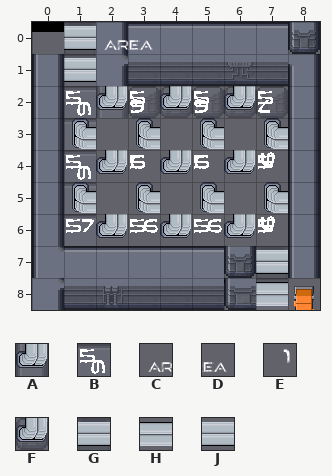
Two versions of a level (Tiled map, cocos/Code/assets/resources/map/map_1-1-E-1.tmx). The first picture shows the starting point.
Cells are 32x32 px. Shown: x 0..8, y 0..8.
Key: from "proba_scifi": A 23, B 42, C 150, D 151, E 153; from "scifi_tileset_02": F 21, G 32, H 181 turned 270, J 181 turned 90.
_ is an empty cell.
Layers that did not change in this view are not listed.
Layer "sh" before, first column x 0:
0 _G_______
1 _B_______
2 _BAFFFFF_
3 _B_______
4 _B_______
5 _B_______
6 _B_______
7 _______G_
8 _______B_
Layer "p" before, first column x 0:
0 _JCD_____
1 _J_______
2 ______E__
3 _________
4 _________
5 _________
6 _________
7 _______J_
8 _______H_
After the commit:
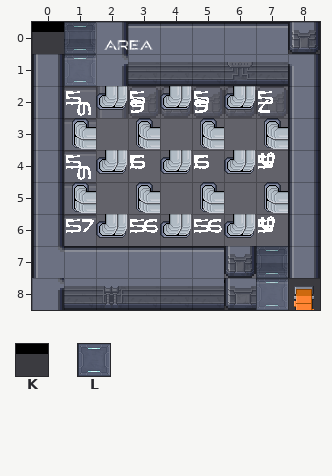
Further tiles: from "proba_scifi": K 29, L 144 turned 90.
See-through tiles are keyed as they look on the map.
Diff:
Changed rows in their new state; . is an unchanged cell.
Layer "f":
first column x 1:
0 L
1 L
first column x 7:
7 L
8 L
Layer "sh":
first column x 0:
0 K.......K
first column x 8:
8 K
Layer "p":
first column x 1:
0 _
1 _
first column x 7:
7 _
8 _
Where, in picture pixels (left, top, right, bottom), the same in both pictures:
changed: (32, 22, 96, 86)
added: (288, 50, 320, 54)
changed: (256, 246, 320, 310)
